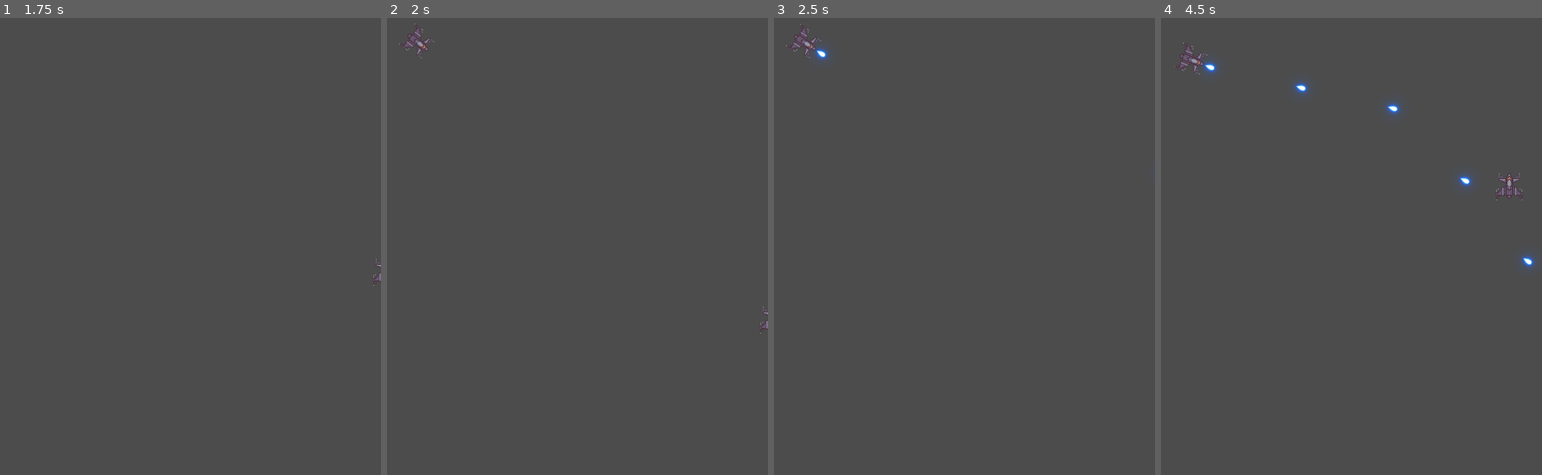
Above: before the commit, frames 1-4 (left to right).
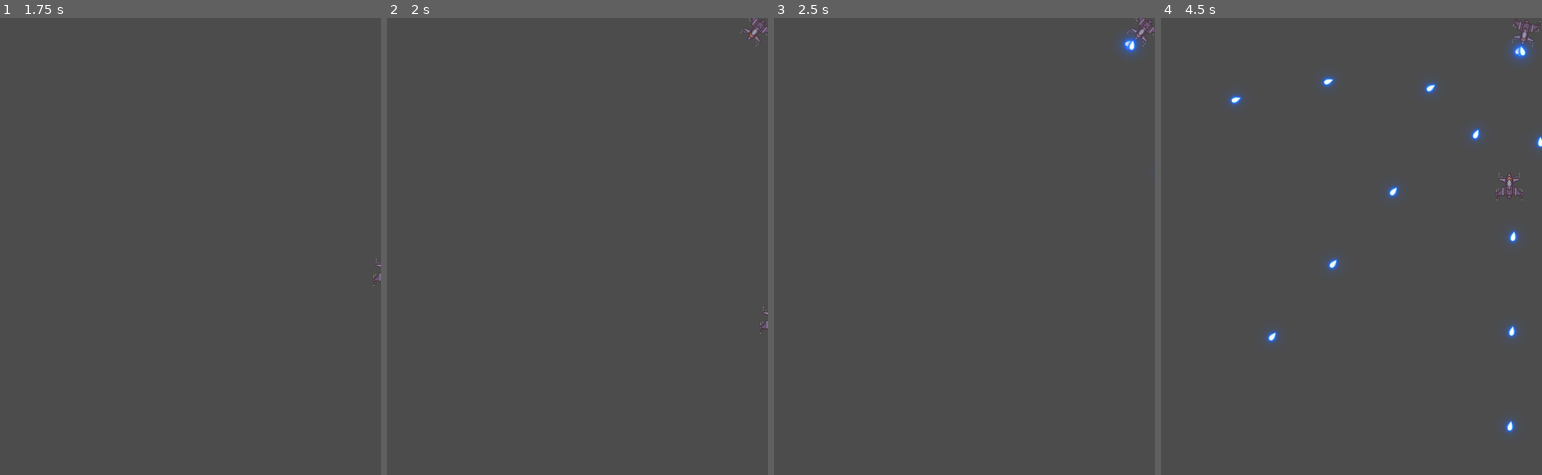
Above: after the commit, the same moments.

Repository: bondrewd0/Pv3-Final
Game: Godot game, scene res://Scenes/TestLevel.tscn
Two runs of this game, one before a commit and one after it. Both use one fixed random seed, a clock stepped at 60 frames per second and the inputs below.
Inputs (mouse positions are in pixels of both pictures, inside the frame that each line leads up to):
- Up to frame 1 (1.75 s): tap Enter at 0.5 s; move the mouse to (274, 223) at 0.52 s; press the mouse at (274, 223) at 0.53 s; hold D (Right) 0.53-1.28 s; move the mouse to (114, 269) at 1.27 s; release the mouse at (114, 269) at 1.28 s; hold S (Down) from 1.28 s (still down); click (114, 269) at 1.35 s
- Up to frame 2 (2 s): keep holding S (Down)
- Up to frame 3 (2.5 s): move the mouse to (1002, 145) at 2.02 s; release S (Down) at 2.03 s; press the mouse at (1002, 145) at 2.03 s; hold D (Right) from 2.03 s (still down)
- Up to frame 4 (4.5 s): move the mouse to (1332, 337) at 2.77 s; release D (Right) at 2.78 s; release the mouse at (1332, 337) at 2.78 s; hold W (Up) 2.78-3.53 s; click (1332, 337) at 2.85 s; move the mouse to (1465, 315) at 3.52 s; press the mouse at (1465, 315) at 3.53 s; hold A (Left) from 3.53 s (still down); move the mouse to (1237, 177) at 4.27 s; release the mouse at (1237, 177) at 4.28 s; click (1237, 177) at 4.35 s

Frame 1 is identical in both runs. In frame 2, 0.2% of the frame differs, in the area x 3-100%, y 0-9%; in frame 3, 0.5%; in frame 4, 1.9%, in the area x 3-100%, y 0-92%.

Commit message:
enemy patterns 1

Diff:
--- a/Scenes/Enemy.tscn
+++ b/Scenes/Enemy.tscn
@@ -34,5 +34,8 @@
 
 [node name="Movement" type="Tween" parent="."]
 
+[node name="VisibilityNotifier2D" type="VisibilityNotifier2D" parent="."]
+
 [connection signal="timeout" from="Fire" to="." method="_on_Fire_timeout"]
 [connection signal="timeout" from="StateChanger" to="." method="_on_StateChanger_timeout"]
+[connection signal="screen_exited" from="VisibilityNotifier2D" to="." method="_on_VisibilityNotifier2D_screen_exited"]
--- a/Scripts/Bullet.gd
+++ b/Scripts/Bullet.gd
@@ -17,9 +17,12 @@
 	self.position+=dir*speed*delta
 	if($RayCast2D.is_colliding()):
 		var collid=$RayCast2D.get_collider()
-		if(collid.type=='Enemy'):
-			collid._destroy(type)
-		queue_free()
+		if(collid.type=='Enemy' && type=='PlayerBullet'):
+			collid._destroy()
+			queue_free()
+		if(type=='EnemyBullet' && collid.type=='Player'):
+			queue_free()
+
 
 
 func _on_VisibilityNotifier2D_viewport_exited(_viewport):
--- a/Scripts/Enemy.gd
+++ b/Scripts/Enemy.gd
@@ -15,31 +15,41 @@
 #Variables for enemy type:
 var attackType=0
 export var fireRate =0
-var state
+var state=0
 var finalPos=Vector2(0,0)
+var moreRefPoints=[
+	Position2D.new(),
+	Position2D.new()
+]
 
 # Called when the node enters the scene tree for the first time.
 func _ready():
-	state=0
+	print(attackType)
 	targetRef.position=Vector2(0,-50)
 	fireRef.start(fireRate)
-	if attackType==1:
-		finalPos=Vector2(self.position.x,self.position.y+900)
-		tween.interpolate_property(self,'position',position,finalPos,9,Tween.TRANS_CIRC,Tween.EASE_IN,0.3)
-	if attackType==0:
-		finalPos=Vector2(0,self.position.y+700)
-		print(finalPos.x)
-		print(self.position.x)
-		tween.interpolate_property(self,'position',position,finalPos,9,Tween.TRANS_CIRC,Tween.EASE_IN,0.3)
+	match attackType:
+		0:
+			tween.interpolate_property(self,'position',position,finalPos,10,Tween.TRANS_CIRC,Tween.EASE_IN,0.3)
+		1:
+			tween.interpolate_property(self,'position',position,finalPos,8,Tween.TRANS_CIRC,Tween.EASE_IN)
+		2:
+			moreRefPoints[0].position=Vector2(40,-50)
+			add_child(moreRefPoints[0])
+			moreRefPoints[1].position=Vector2(-40,-50)
+			add_child(moreRefPoints[1])
+			tween.interpolate_property(self,'position',position,finalPos,14,Tween.TRANS_CIRC,Tween.EASE_IN,0.3)
 	tween.start()
 
 # Called every frame. 'delta' is the elapsed time since the previous frame.
 func _process(_delta):
 	#print(deg2rad(self.rotation))
-	if attackType==0:
-		_fan_Rotation()
-	if attackType==1:
-		_lockOn_Player()
+	match attackType:
+		0:
+			_fan_Rotation()
+		1:
+			_lockOn_Player()
+		2:
+			_fan_Rotation()
 
 
 func _spawn_Normal_Bullets():
@@ -51,10 +61,35 @@
 	bulletIns.speed=300
 	get_parent().add_child(bulletIns)
 
+func _spawn_Multiple_Bullets():
+	var bulletIns1=bulletScene.instance()
+	bulletIns1.position=bulletSpwan.global_position
+	bulletIns1.rotation=self.rotation
+	bulletIns1.dir=Vector2(targetRef.global_position.x-self.global_position.x,targetRef.global_position.y-self.global_position.y).normalized()
+	bulletIns1.type='EnemyBullet'
+	bulletIns1.speed=300
+	get_parent().add_child(bulletIns1)
+	var bulletIns2=bulletScene.instance()
+	bulletIns2.position=bulletSpwan.global_position
+	bulletIns2.rotation=self.rotation+0.5
+	bulletIns2.dir=Vector2(moreRefPoints[0].global_position.x-self.global_position.x,moreRefPoints[0].global_position.y-self.global_position.y).normalized()
+	bulletIns2.type='EnemyBullet'
+	bulletIns2.speed=300
+	get_parent().add_child(bulletIns2)
+	var bulletIns3=bulletScene.instance()
+	bulletIns3.position=bulletSpwan.global_position
+	bulletIns3.rotation=self.rotation-0.5
+	bulletIns3.dir=Vector2(moreRefPoints[1].global_position.x-self.global_position.x,moreRefPoints[1].global_position.y-self.global_position.y).normalized()
+	bulletIns3.type='EnemyBullet'
+	bulletIns3.speed=300
+	get_parent().add_child(bulletIns3)
+
 
 func _on_Fire_timeout():
 	if attackType==0 ||attackType==1  :
 		_spawn_Normal_Bullets()
+	if attackType==2:
+		_spawn_Multiple_Bullets()
 
 
 func _on_StateChanger_timeout():
@@ -66,10 +101,8 @@
 		state=0
 
 
-func _destroy(hitType):
-	if hitType=='PlayerBullet':
-		queue_free()
-	pass
+func _destroy():
+	queue_free()
 
 func _fan_Rotation():
 	if state==0:
@@ -81,3 +114,7 @@
 
 func _lockOn_Player():
 	rotation=position.angle_to_point(playerRef.global_position)-deg2rad(90)
+
+
+func _on_VisibilityNotifier2D_screen_exited():
+	queue_free()
--- a/Scripts/LevelManager.gd
+++ b/Scripts/LevelManager.gd
@@ -7,12 +7,12 @@
 var buffNode= preload("res://Scenes/Buff.tscn")
 var enemyScene=preload("res://Scenes/Enemy.tscn")
 var positions=[
-Vector2(50,40),
-Vector2(150,40),
-Vector2(250,40),
-Vector2(350,40),
-Vector2(450,40),
-Vector2(550,40)
+Vector2(580,20),
+Vector2(20,20),
+Vector2(580,340),
+Vector2(20,340),
+Vector2(100,700),
+Vector2(500,700)
 ]
 var posSelector=0
 onready var viewportSize=get_viewport().get_size_override()
@@ -39,16 +39,33 @@
 	return  Vector2(posX,posY)
 
 
-
+func _process(delta):
+#	if Input.is_action_pressed("Shoot"):
+#		print(get_viewport().get_mouse_position())
+	pass
 
 func _on_WaveSpawner_timeout():
-	posSelector=round(rand_range(-1,5))
+	posSelector=int(rand_range(-1,5))
 	_spawn_Enemies()
 	waveTimer.start(10)
 
 func _spawn_Enemies():
 	var enemyIns=enemyScene.instance()
-	enemyIns.attackType=round(rand_range(-1,1))
+	enemyIns.attackType=int(rand_range(-1,3))
+
 	enemyIns.position=positions[posSelector]
+	match(posSelector):
+		0:
+			enemyIns.finalPos=Vector2(-40,360)
+		1:
+			enemyIns.finalPos=Vector2(640,360)
+		2:
+			enemyIns.finalPos=Vector2(-40,340)
+		3:
+			enemyIns.finalPos=Vector2(640,340)
+		4:
+			enemyIns.finalPos=Vector2(100,-40)
+		5:
+			enemyIns.finalPos=Vector2(500,-40)
 	enemyIns.fireRate=0.5
 	add_child(enemyIns)
